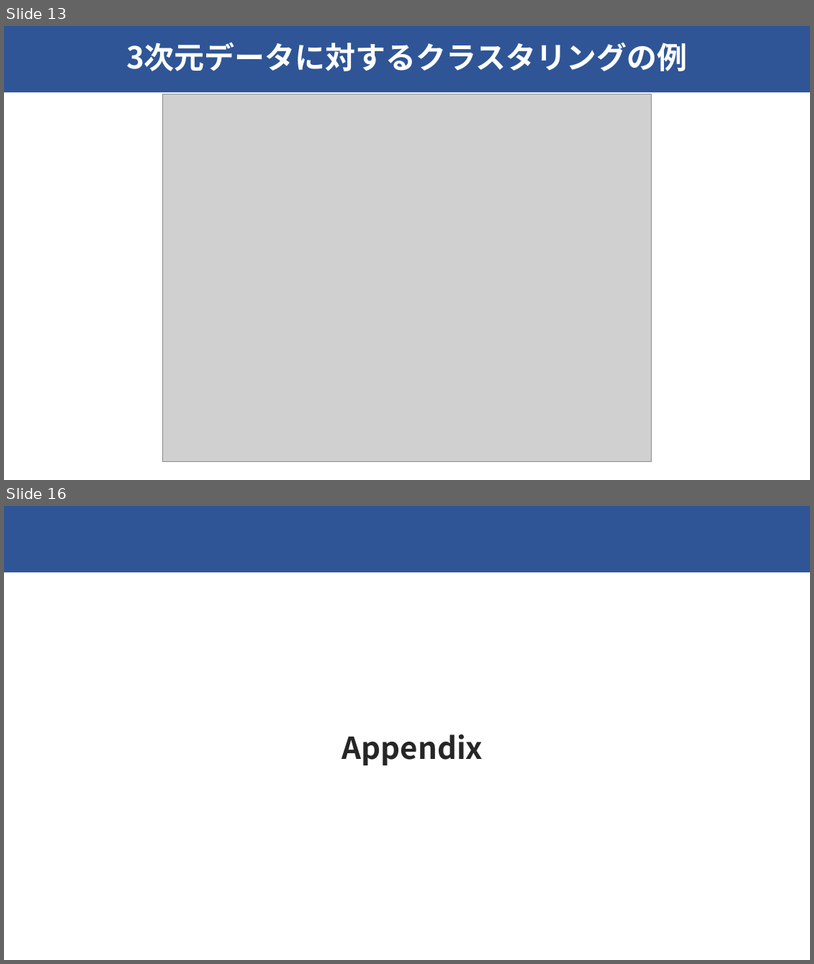
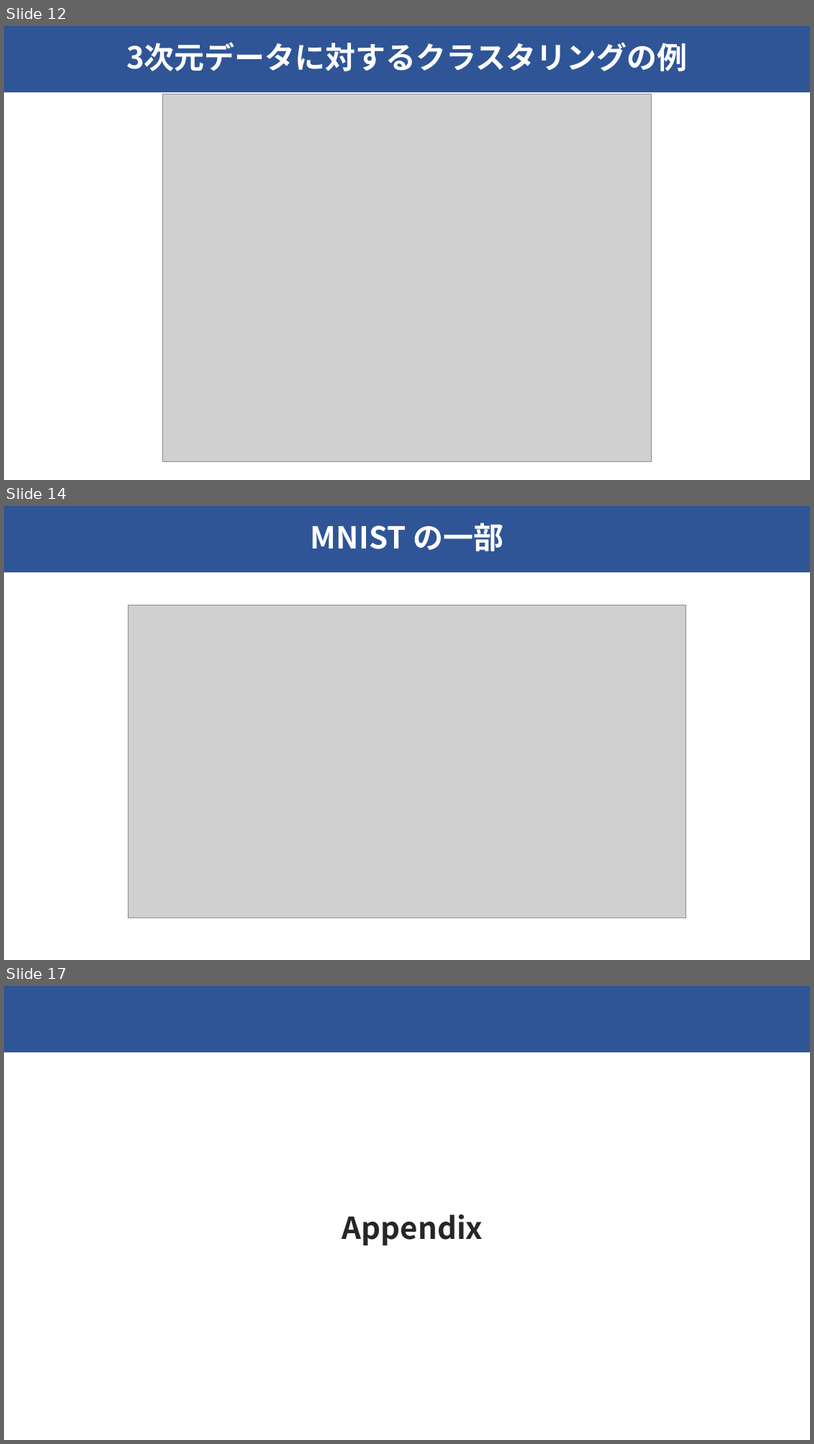
Before and after one commit to raryosu/graduation-research, a slide deck: docs/interim-presen/interim_hagihara.pptx. Shown one above the other, each under a label of ours: slides 13 and 16 before the commit, slides 12, 14 and 17 after it; the slides between them are not shown. The pictures are 814x964 and 814x1444 pixels, drawn with LibreOffice and Linux fonts; fonts in the diff are those of the drawing; grey boxes stand for pictures. Boxes give left, top, right and bottom in pixels: in the first picture for what was removed or moved away, otherwise in the second. Text is boxed around its words. In the diff, an @@ line names an element or a change of style, - is before the commit and + after.

```diff
--- a/docs/interim-presen/interim_hagihara.pptx
+++ b/docs/interim-presen/interim_hagihara.pptx
@@ slide 14 added at [4,506,810,960], background #FFFFFF; not listed: 1 template element that a slide beside it also shows @@
@@ title added at [311,523,504,551], 36 pt, text #FFFFFF, bold @@
+MNIST の一部
@@ picture added at [129,605,687,918] @@
@@ what was slide 13 is now slide 12 @@
@@ what was slide 16 is now slide 17 @@
```
Also in this commit, not shown: 6 slides changed, 3 other slides added, 1 slide removed, 5 other files.
